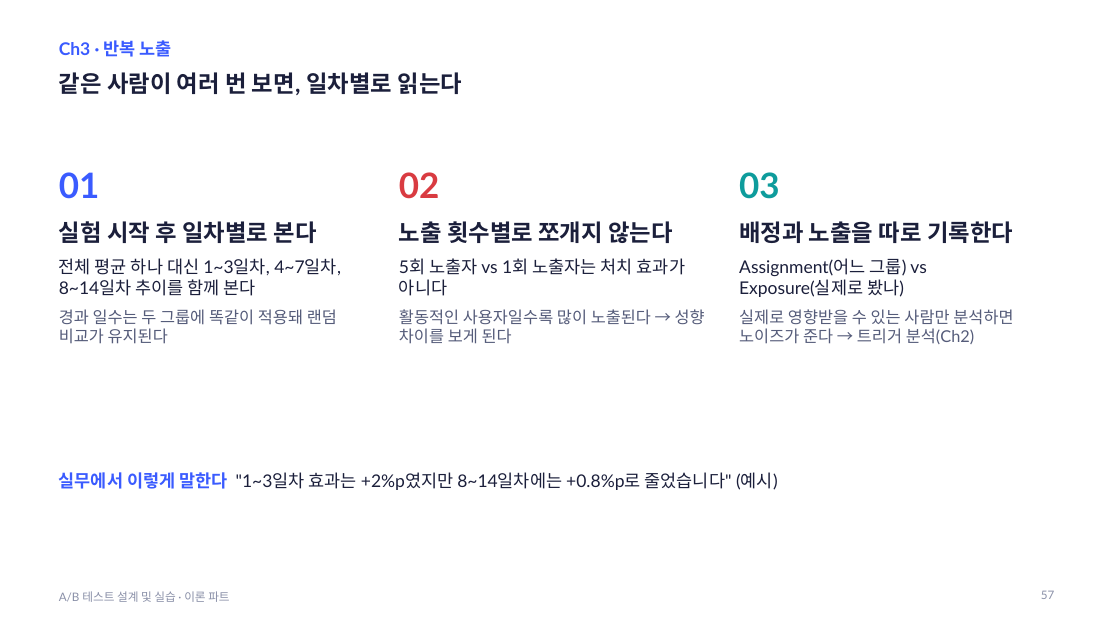
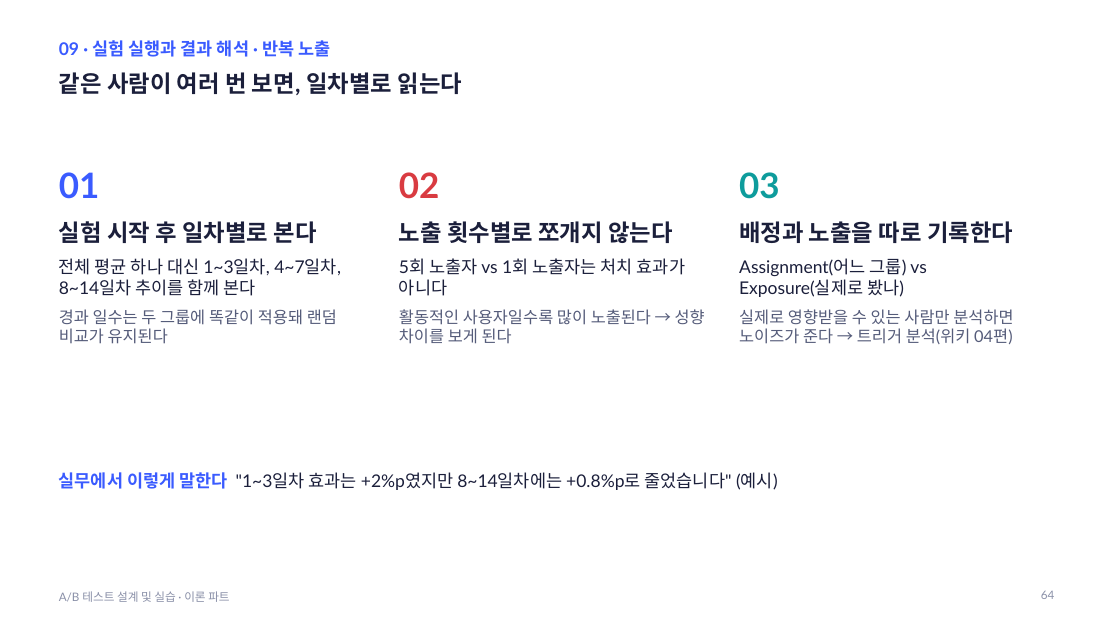
Before and after one commit to kkamret/quickmart-lab-rats, a slide deck: slide 64 of docs/lecture/ab-testing-theory.pptx (slide 57 before the commit). Drawn at 1120x630 pixels with LibreOffice and Linux fonts; fonts in the diff are those of the drawing. Boxes give left, top, right and bottom in pixels: in the first picture for what was removed or moved away, otherwise in the second. Text is boxed around its words. In the diff, an @@ line names an element or a change of style, - is before the commit and + after.

Commit message:
docs: A/B 테스트 PPT를 위키 순서로 재구성

```diff
--- a/docs/lecture/ab-testing-theory.pptx
+++ b/docs/lecture/ab-testing-theory.pptx
@@ text at <box>59,40,330,57</box>: text changed @@
-Ch3 · 반복 노출
+09 · 실험 실행과 결과 해석 · 반복 노출
@@ text at <box>739,309,1013,344</box>: text changed @@
-실제로 영향받을 수 있는 사람만 분석하면 노이즈가 준다 → 트리거 분석(Ch2)
+실제로 영향받을 수 있는 사람만 분석하면 노이즈가 준다 → 트리거 분석(위키 04편)
@@ page number at <box>1041,591,1054,599</box>: text changed @@
-57
+64
```
Also in this commit, not shown: 73 other slides changed, 3 slides added, 4 slides removed, 2 other files.
